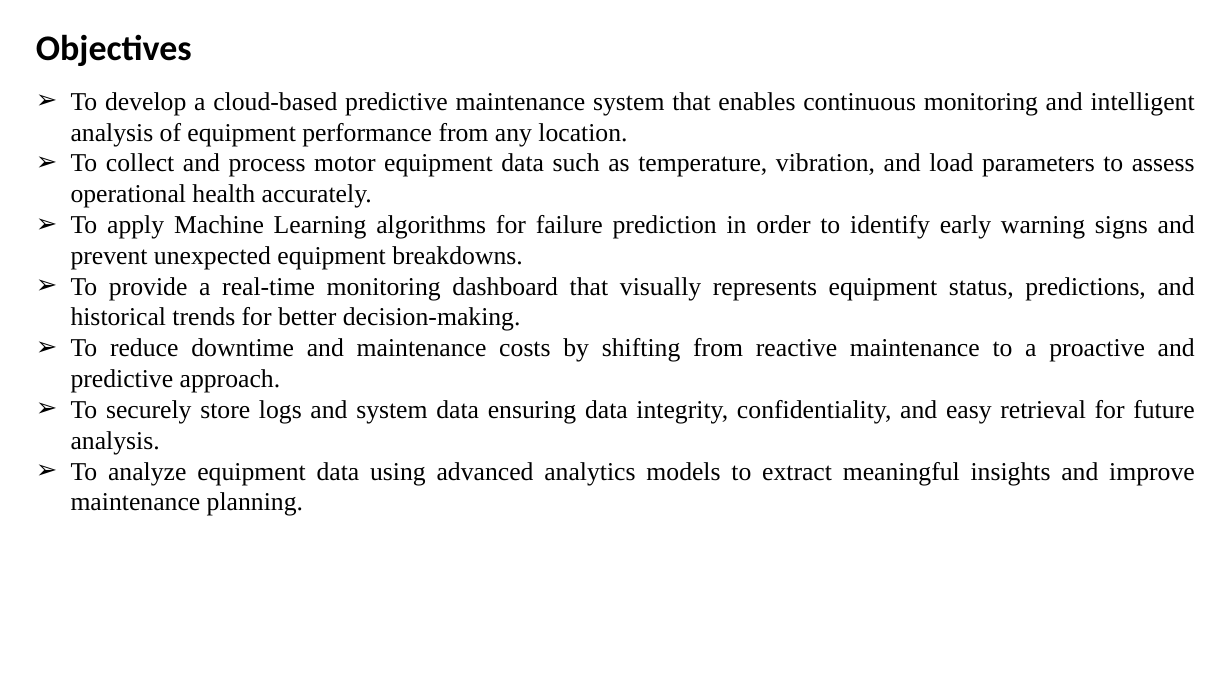
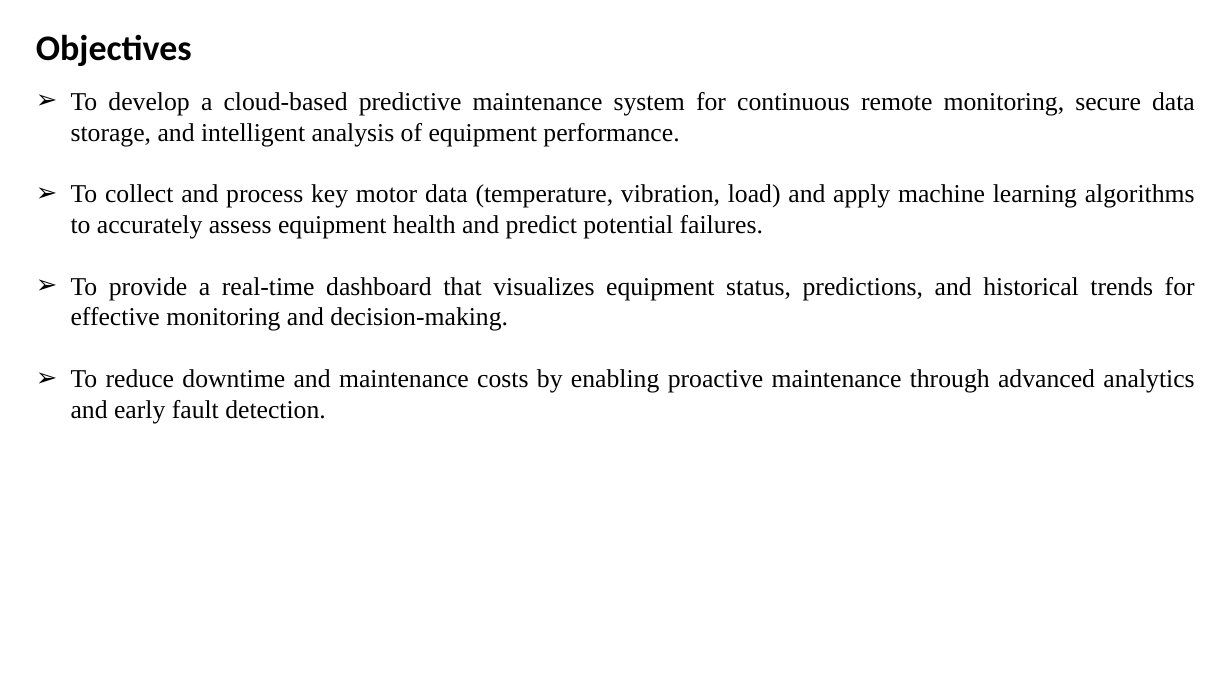
Before and after one commit to Pratham-1323/proactivecareequipment, a slide deck: slide 5 of docs/Clg 2nd review.pptx. Drawn at 1232x693 pixels with LibreOffice and Linux fonts; fonts in the diff are those of the drawing. Boxes give left, top, right and bottom in pixels: in the first picture for what was removed or moved away, otherwise in the second. Text is boxed around its words. In the diff, an @@ line names an element or a change of style, - is before the commit and + after.

```diff
--- a/docs/Clg 2nd review.pptx
+++ b/docs/Clg 2nd review.pptx
@@ text at [71,92,1195,424]: text changed @@
-➢ To develop a cloud-based predictive maintenance system that enables continuous monitoring and intelligent analysis of equipment performance from any location.
-➢ To collect and process motor equipment data such as temperature, vibration, and load parameters to assess operational health accurately.
-➢ To apply Machine Learning algorithms for failure prediction in order to identify early warning signs and prevent unexpected equipment breakdowns.
-➢ To provide a real-time monitoring dashboard that visually represents equipment status, predictions, and historical trends for better decision-making.
-➢ To reduce downtime and maintenance costs by shifting from reactive maintenance to a proactive and predictive approach.
-➢ To securely store logs and system data ensuring data integrity, confidentiality, and easy retrieval for future analysis.
-➢ To analyze equipment data using advanced analytics models to extract meaningful insights and improve maintenance planning.
+➢ To develop a cloud-based predictive maintenance system for continuous remote monitoring, secure data storage, and intelligent analysis of equipment performance.
+➢ To collect and process key motor data (temperature, vibration, load) and apply machine learning algorithms to accurately assess equipment health and predict potential failures.
+➢ To provide a real-time dashboard that visualizes equipment status, predictions, and historical trends for effective monitoring and decision-making.
+➢ To reduce downtime and maintenance costs by enabling proactive maintenance through advanced analytics and early fault detection.
```
Also in this commit, not shown: 7 other slides changed, 20 other files.
